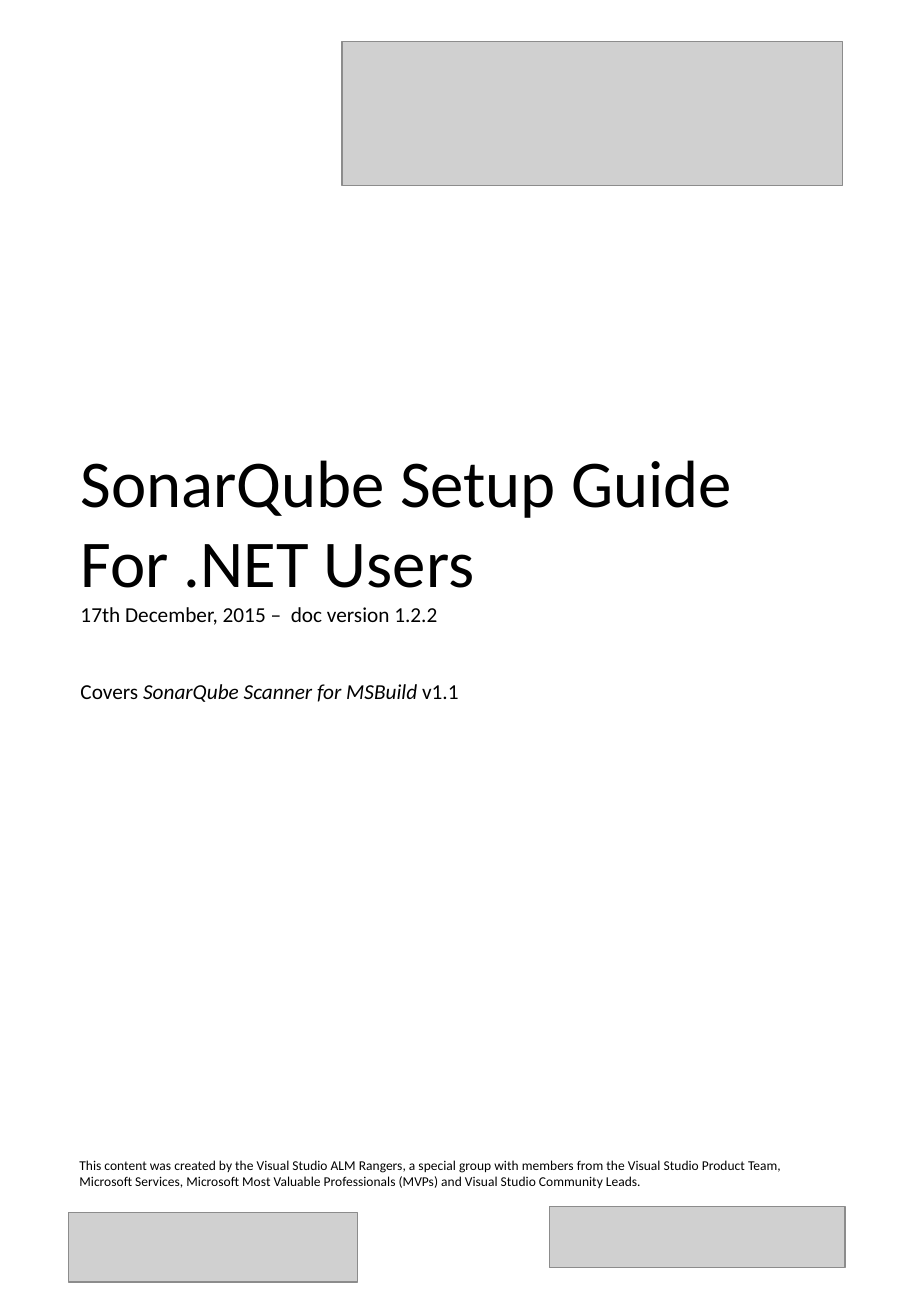
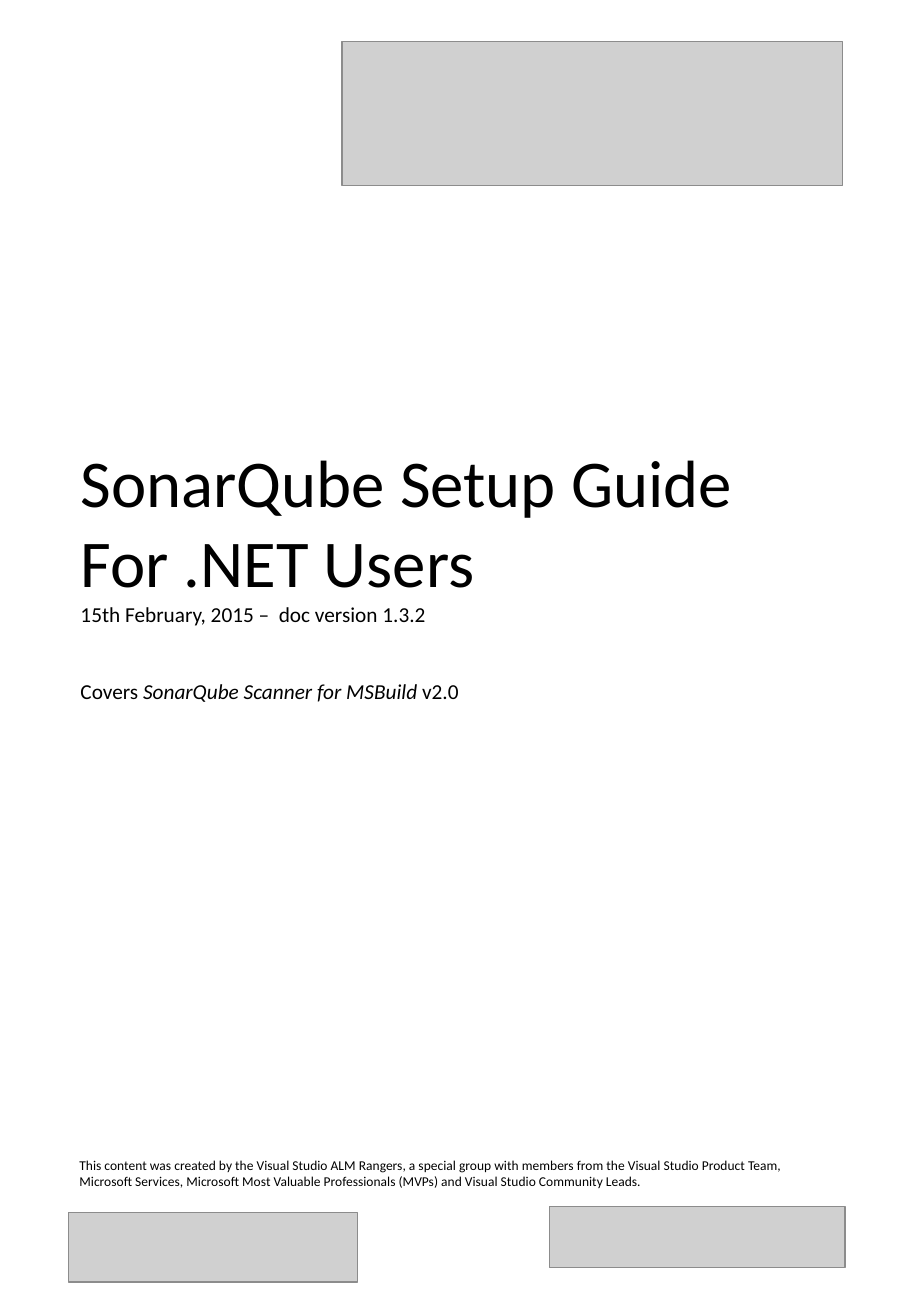
Before and after one commit to SonarSource/sonar-.net-documentation, a slide deck: slide 1 of cover.pptx. Drawn at 911x1316 pixels with LibreOffice and Linux fonts; fonts in the diff are those of the drawing; grey boxes stand for pictures. Boxes give left, top, right and bottom in pixels: in the first picture for what was removed or moved away, otherwise in the second. Text is boxed around its words. In the diff, an @@ line names an element or a change of style, - is before the commit and + after.

Commit message:
Updated docs to refer to SonarQube Scanner for MSBuild

```diff
--- a/cover.pptx
+++ b/cover.pptx
@@ title at box(80, 460, 732, 702): text changed @@
-SonarQube Setup Guide For .NET Users
-17th December, 2015 – doc version 1.2.2
-Covers SonarQube Scanner for MSBuild v1.1
+SonarQube Setup Guide For .NET Users
+15th February, 2015 – doc version 1.3.2
+Covers SonarQube Scanner for MSBuild v2.0
```
Also in this commit, not shown: 9 other files.
